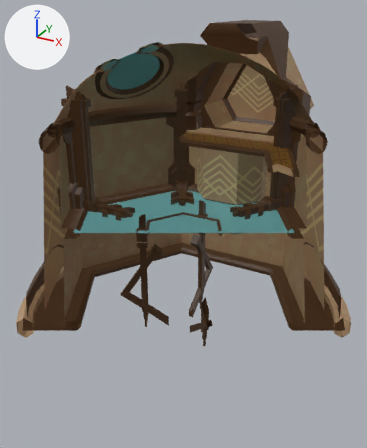
One commit to the FBX model Assets/Mod Assets/Models/TowerPeak.fbx: the scene before it, then after it.
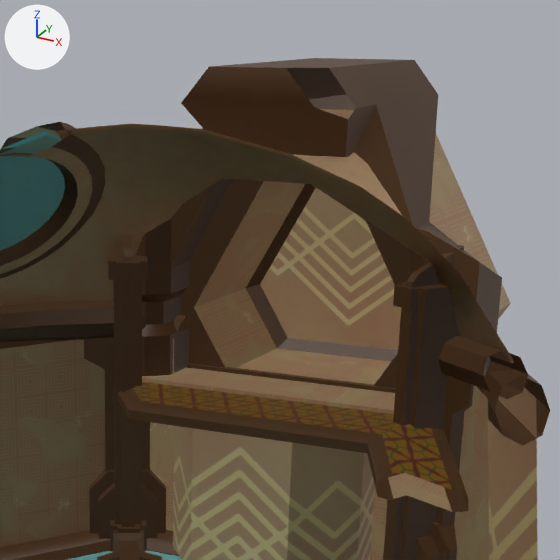
There are two pictures of each version: one whole from a 50 mm lens placed at (20.3, -36.9, 25.4), pointed at (-0.1, 0.1, 6.9), one close up on the part from 37% to 90% of the width and 0% to 43% of the height. The axes (+X, +Y, +Z) are drawn at upper left. The lights are the same throughout. Everything nearer to the camera than a plane just in front of the edit is cut away. Where no turn or scale is listed for an object, it has been applied to the vertices.

The first close-up shows 'Static'.
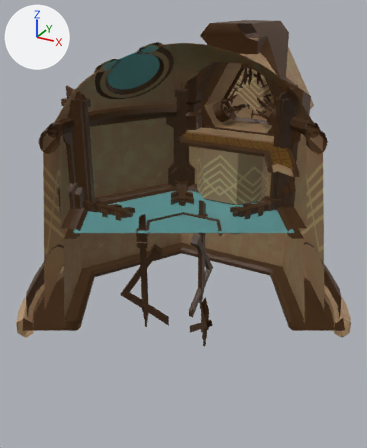
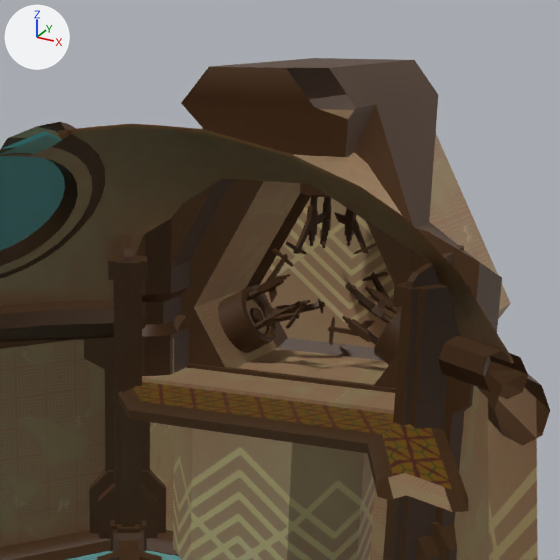
What differs and where, as boxes (x1, y1, x2, y2) in the close-ups (560 x 560 px):
```json
{"object": "Animated_group64", "change": "added", "after": [218, 248, 325, 353], "on screen": "brown", "faces in mat_brass (picture img_nomai_brass_basecolor_png)": [218, 248, 325, 353], "faces in mat_blank_sandstone (picture img_blank_sandstone_basecolor_png)": [246, 300, 267, 334]}
{"object": "Animated_group65", "change": "added", "after": [327, 272, 401, 365], "on screen": "brown"}
{"object": "Animated_group63", "change": "added", "after": [286, 183, 377, 255], "on screen": "brown"}
```

Scene script edits in JSON lines:
```json
{"op": "add", "block": "me_mesh_002", "code": ["me_mesh_002 = bpy.data.meshes.new('Mesh.002')", "me_mesh_002.from_pydata(...)  # 441 vertices, 800 faces; spans x -4.61..-0.49, y -1.67..1.67, z -3.31..0.95", "# faces by material slot: [760, 40]", "me_mesh_002.materials.append(mat_brass)  # picture img_nomai_brass_basecolor_png", "me_mesh_002.materials.append(mat_blank_sandstone)  # picture img_blank_sandstone_basecolor_png"]}
{"op": "add", "block": "me_mesh_001", "code": ["me_mesh_001 = bpy.data.meshes.new('Mesh.001')", "me_mesh_001.from_pydata(...)  # 441 vertices, 800 faces; spans x -1.12..1.89, y -1.67..1.67, z 0.96..4.71", "# faces by material slot: [760, 40]", "me_mesh_001.materials.append(mat_brass)  # picture img_nomai_brass_basecolor_png", "me_mesh_001.materials.append(mat_blank_sandstone)  # picture img_blank_sandstone_basecolor_png"]}
{"op": "add", "block": "me_mesh_003", "code": ["me_mesh_003 = bpy.data.meshes.new('Mesh.003')", "me_mesh_003.from_pydata(...)  # 441 vertices, 800 faces; spans x 0.16..4.61, y -1.67..1.67, z -3.31..0.2", "# faces by material slot: [760, 40]", "me_mesh_003.materials.append(mat_brass)  # picture img_nomai_brass_basecolor_png", "me_mesh_003.materials.append(mat_blank_sandstone)  # picture img_blank_sandstone_basecolor_png"]}
{"op": "add", "block": "ob_animated_group64", "code": ["ob_animated_group64 = bpy.data.objects.new('Animated_group64', me_mesh_002)", "ob_animated_group64.location = (0.0, 14.69, 16.05)"]}
{"op": "add", "block": "ob_animated_group63", "code": ["ob_animated_group63 = bpy.data.objects.new('Animated_group63', me_mesh_001)", "ob_animated_group63.location = (0.0, 14.69, 16.05)"]}
{"op": "add", "block": "ob_animated_group65", "code": ["ob_animated_group65 = bpy.data.objects.new('Animated_group65', me_mesh_003)", "ob_animated_group65.location = (0.0, 14.69, 16.05)"]}
```
